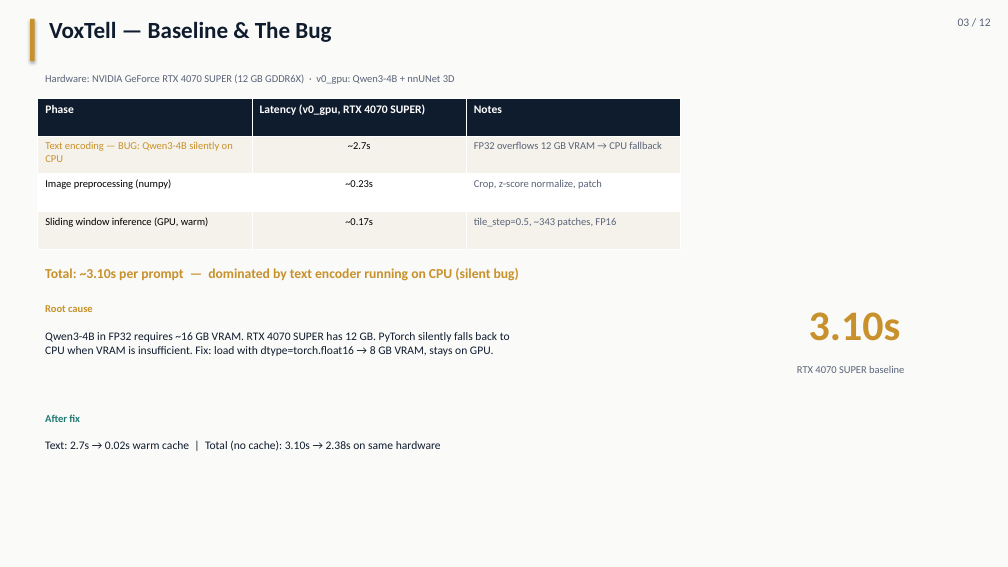
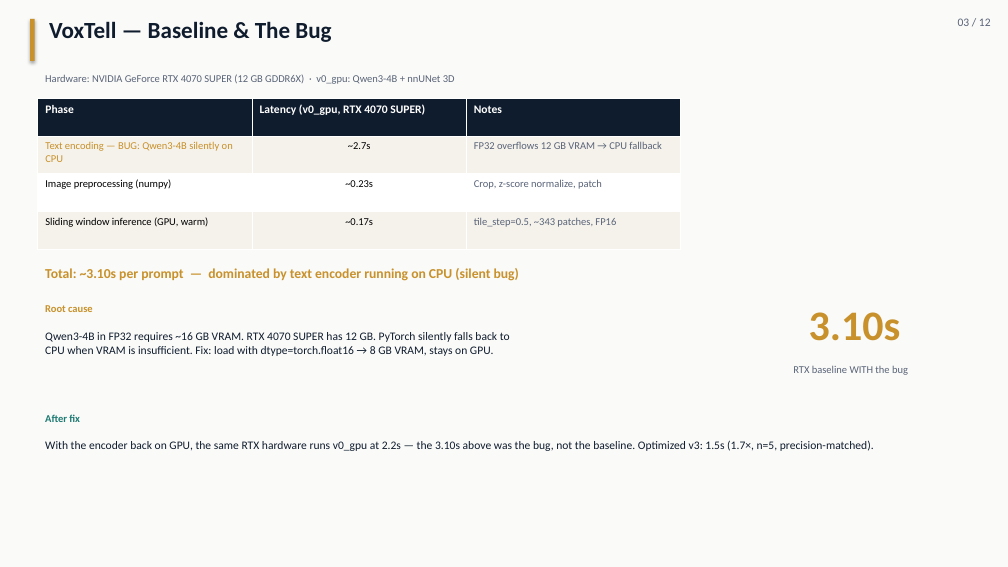
Before and after one commit to pentaexe/VoxTell-main, a slide deck: slide 3 of slides.pptx. Drawn at 1008x567 pixels with LibreOffice and Linux fonts; fonts in the diff are those of the drawing. Boxes give left, top, right and bottom in pixels: in the first picture for what was removed or moved away, otherwise in the second. Text is boxed around its words. In the diff, an @@ line names an element or a change of style, - is before the commit and + after.

```diff
--- a/slides.pptx
+++ b/slides.pptx
@@ text at bbox=[793, 366, 908, 375]: text changed @@
-RTX 4070 SUPER baseline
+RTX baseline WITH the bug
@@ text at bbox=[45, 440, 874, 451]: text changed @@
-Text: 2.7s → 0.02s warm cache | Total (no cache): 3.10s → 2.38s on same hardware
+With the encoder back on GPU, the same RTX hardware runs v0_gpu at 2.2s — the 3.10s above was the bug, not the baseline. Optimized v3: 1.5s (1.7×, n=5, precision-matched).
```
Also in this commit, not shown: 8 other slides changed, 1 other file.
